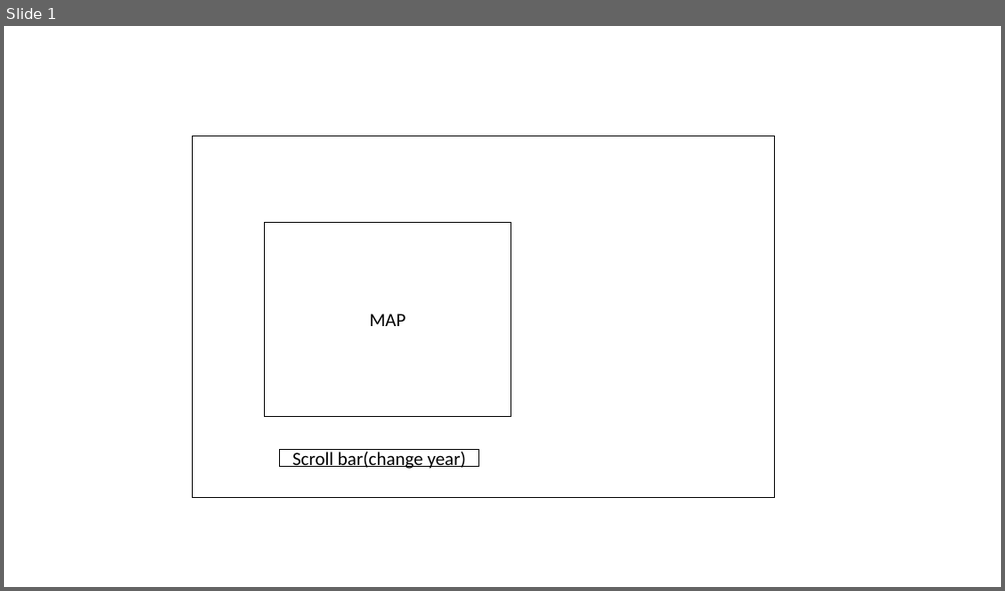
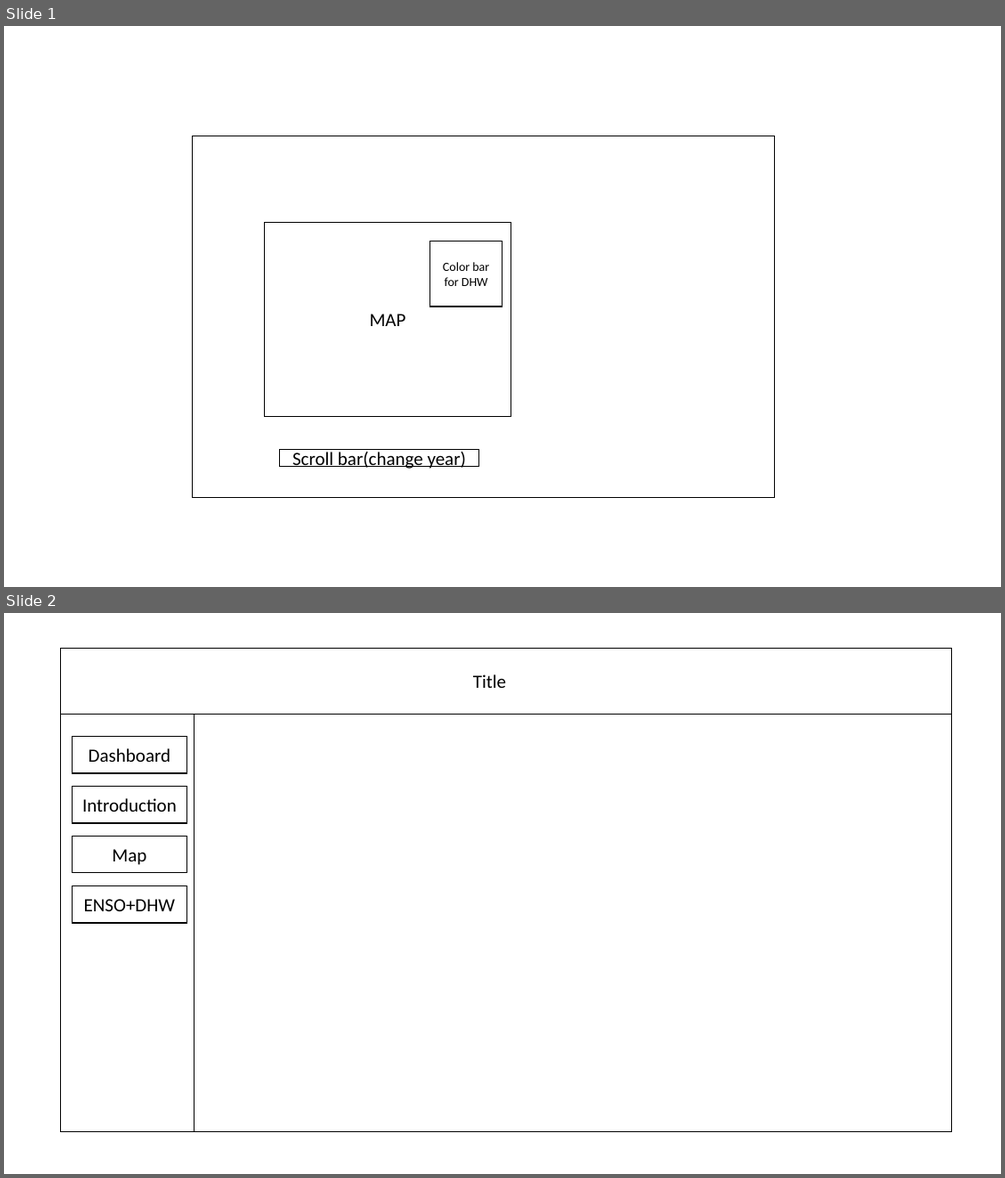
Before and after one commit to DipsyCdua/reef, a slide deck: wireFrame.pptx. Shown one above the other, each under a label of ours: slide 1 before the commit, slides 1 and 2 after it. The pictures are 1005x591 and 1005x1178 pixels, drawn with LibreOffice and Linux fonts; fonts in the diff are those of the drawing. Boxes give left, top, right and bottom in pixels: in the first picture for what was removed or moved away, otherwise in the second. Text is boxed around its words. In the diff, an @@ line names an element or a change of style, - is before the commit and + after.

```diff
--- a/wireFrame.pptx
+++ b/wireFrame.pptx
@@ slide 2 added at (x1=4, y1=613, x2=1001, y2=1174), background #FFFFFF @@
@@ rectangle added at (x1=61, y1=648, x2=952, y2=1132), fill #FFFFFF, outline #000000 1 pt @@
@@ text added at (x1=473, y1=674, x2=506, y2=688), 18 pt, text #000000 @@
+Title
@@ line added from (61, 714) to (952, 714), #000000 0.5 pt @@
@@ line added from (194, 714) to (194, 1132), #000000 0.5 pt @@
@@ rectangle added at (x1=72, y1=737, x2=187, y2=773), fill #FFFFFF, outline #000000 1 pt, 18 pt, text #000000 @@
+Dashboard
@@ rectangle added at (x1=72, y1=787, x2=187, y2=823), fill #FFFFFF, outline #000000 1 pt, 18 pt, text #000000 @@
+Introduction
@@ rectangle added at (x1=72, y1=836, x2=187, y2=873), fill #FFFFFF, outline #000000 1 pt, 18 pt, text #000000 @@
+Map
@@ rectangle added at (x1=72, y1=886, x2=187, y2=923), fill #FFFFFF, outline #000000 1 pt, 18 pt, text #000000 @@
+ENSO+DHW
@@ slide 1 changed as well @@
@@ rectangle added at (x1=430, y1=241, x2=502, y2=306), fill #FFFFFF, outline #000000 1 pt, 12 pt, text #000000 @@
+Color bar for DHW
```
Also in this commit, not shown: 2 other files.
